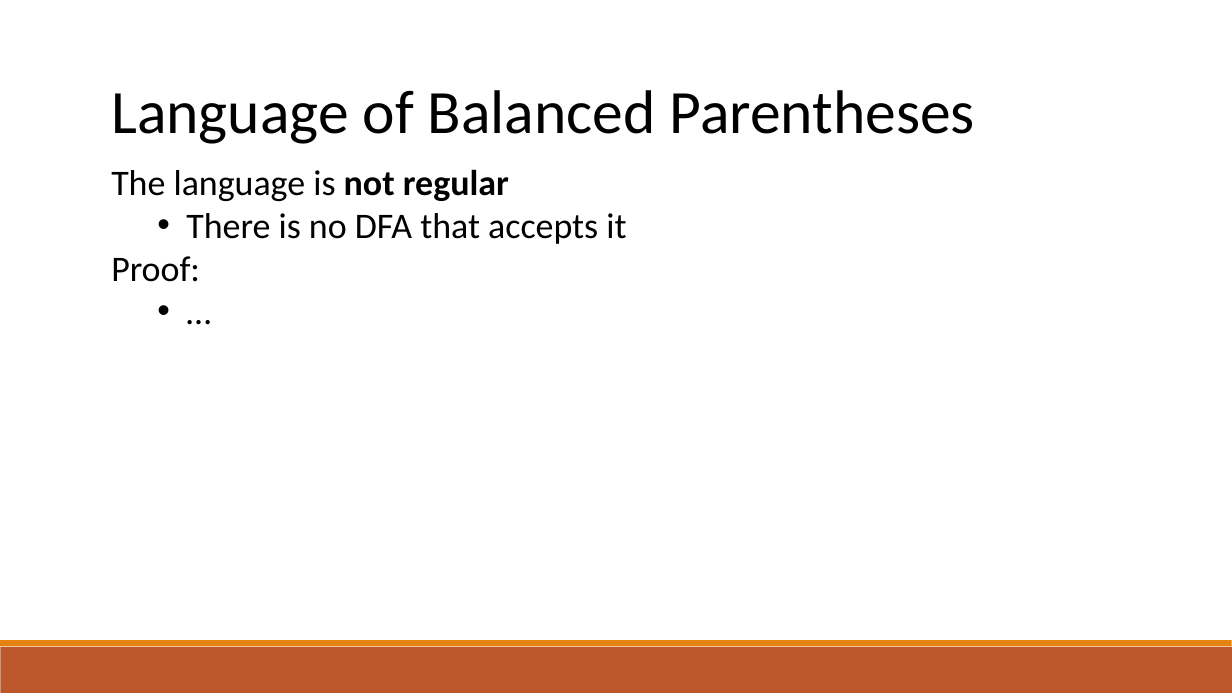
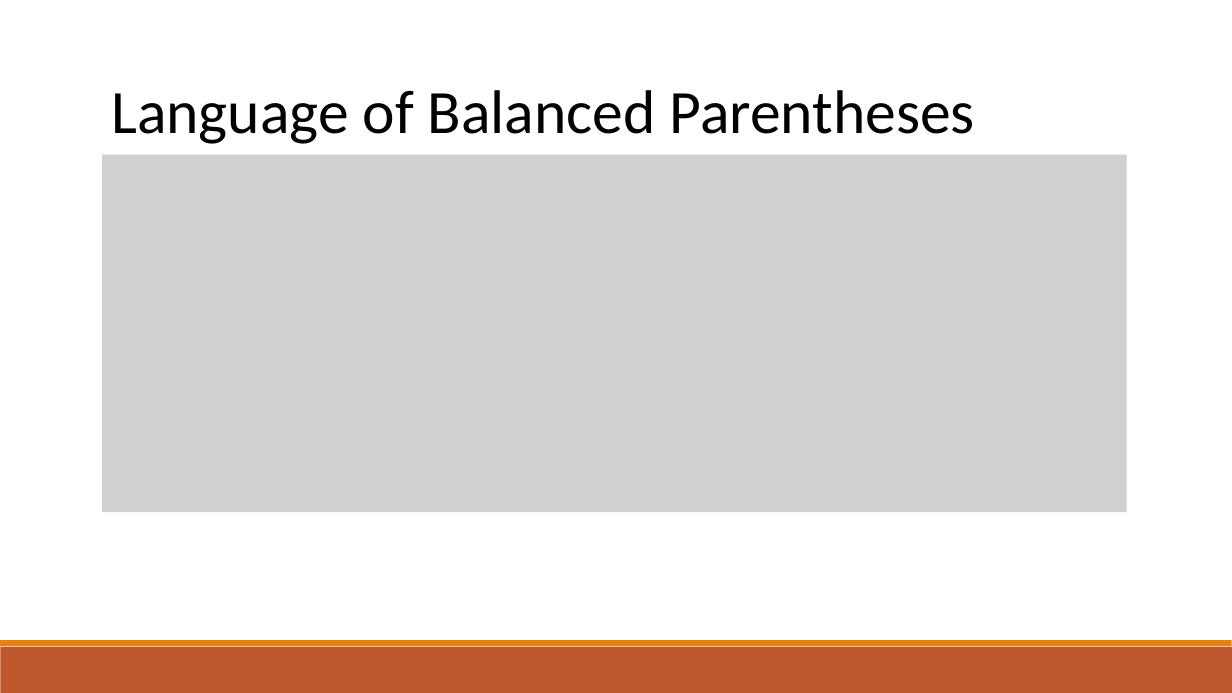
Before and after one commit to raghadzeidan/COMPILATION_TAU_FOR_STUDENTS, a slide deck: slide 24 of new_slides/top_down_parsing.pptx. Drawn at 1232x693 pixels with LibreOffice and Linux fonts; fonts in the diff are those of the drawing; grey boxes stand for pictures. Boxes give left, top, right and bottom in pixels: in the first picture for what was removed or moved away, otherwise in the second. Text is boxed around its words. In the diff, an @@ line names an element or a change of style, - is before the commit and + after.

Commit message:
updating slides

```diff
--- a/new_slides/top_down_parsing.pptx
+++ b/new_slides/top_down_parsing.pptx
@@ picture added at <box>103,154,1128,512</box> @@
@@ text removed at <box>111,169,626,282</box> @@
-The language is not regular
-  • There is no DFA that accepts it
-Proof:
-  • …
```
Also in this commit, not shown: 3 other slides changed, 10 slides added, 1 other file.
